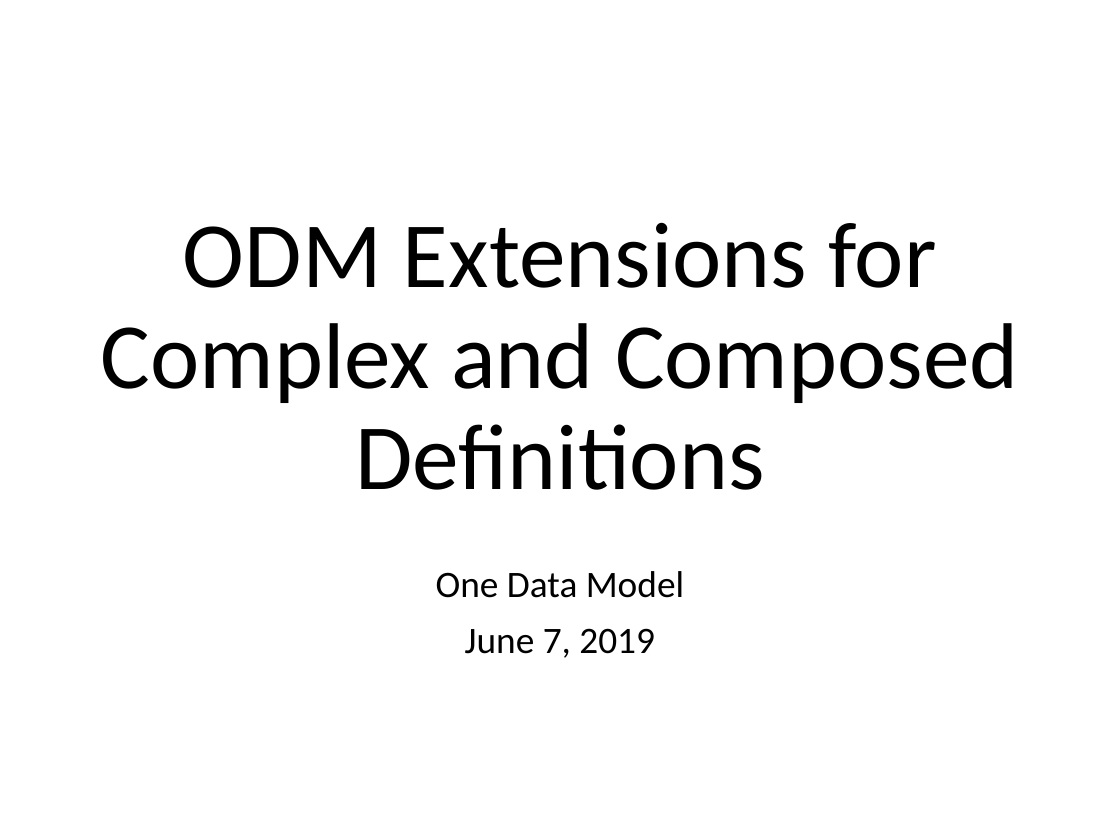
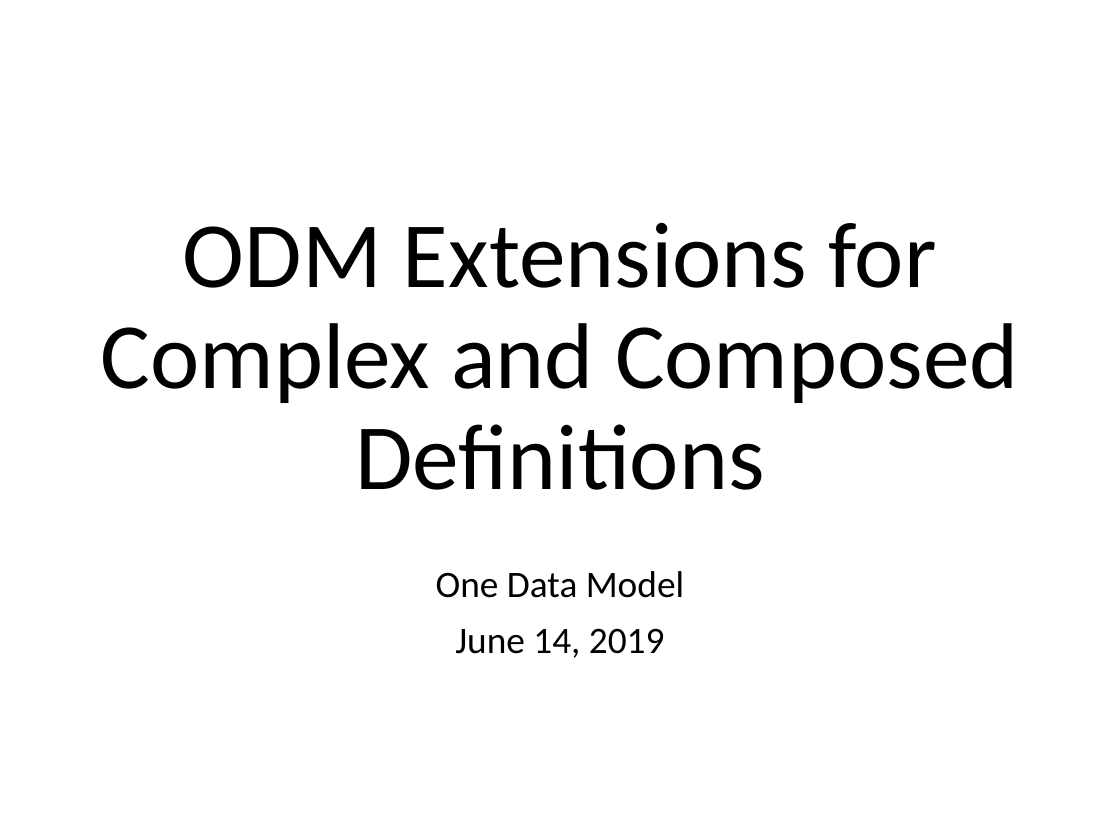
Before and after one commit to mjkoster/ODM-Examples, a slide deck: slide 1 of sdf-extensions.pptx. Drawn at 1120x840 pixels with LibreOffice and Linux fonts; fonts in the diff are those of the drawing. Boxes give left, top, right and bottom in pixels: in the first picture for what was removed or moved away, otherwise in the second. Text is boxed around its words. In the diff, an @@ line names an element or a change of style, - is before the commit and + after.

```diff
--- a/sdf-extensions.pptx
+++ b/sdf-extensions.pptx
@@ subtitle at [455,628,665,658]: text changed @@
-June 7, 2019
+June 14, 2019
```
Also in this commit, not shown: 4 other slides changed, 2 slides added, 2 other files.
